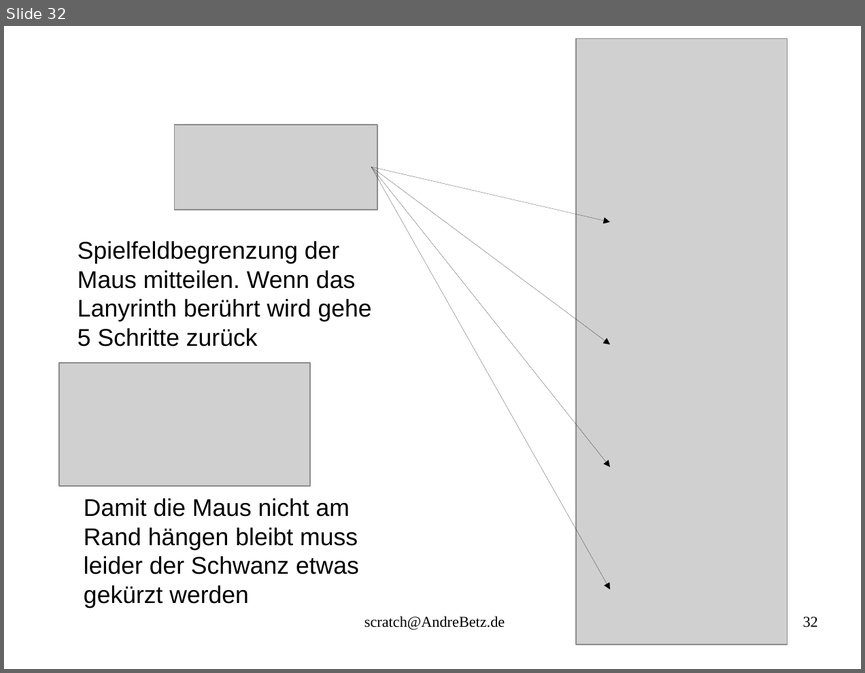
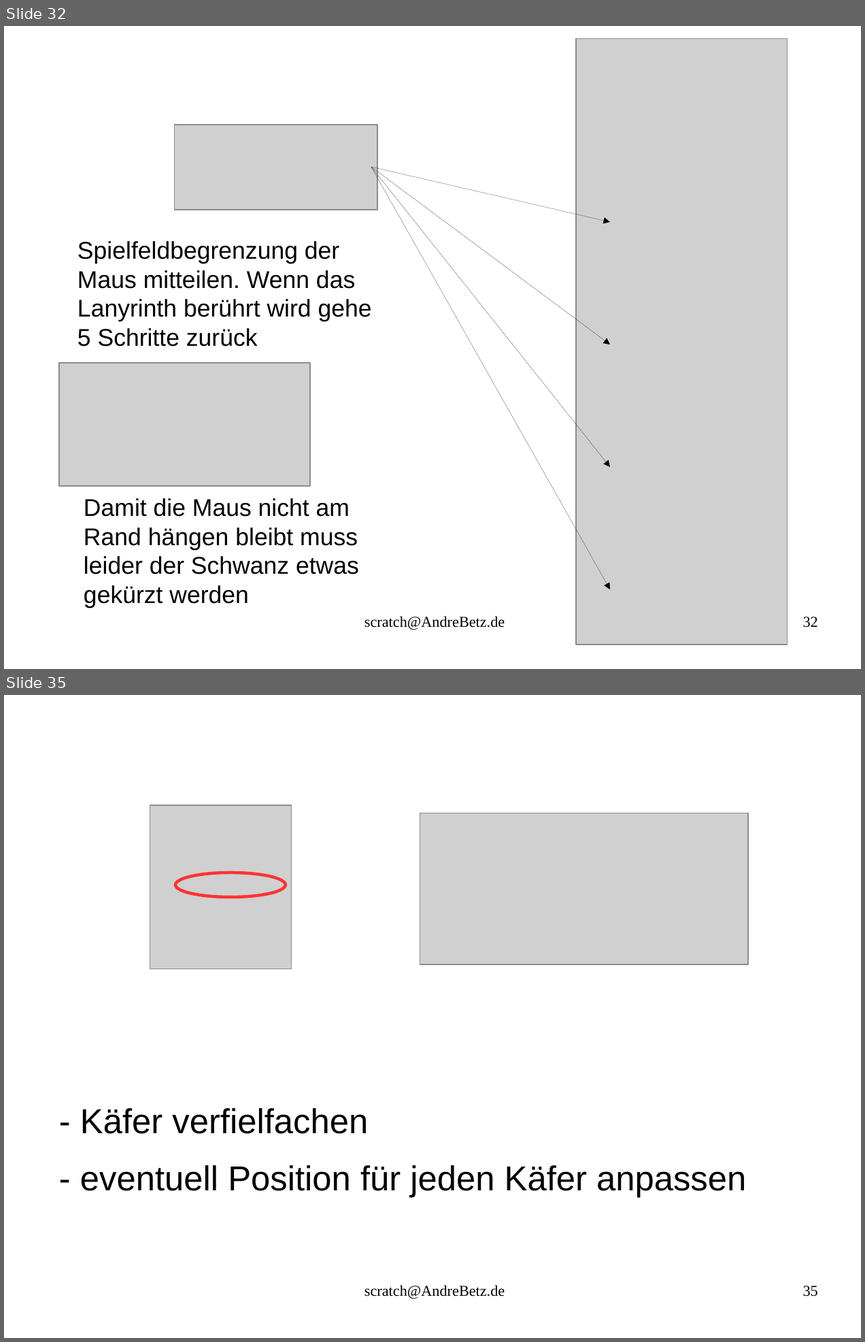
Before and after one commit to sky4walk/documents, a slide deck: ProgrammierkursScratchSpiel.odp. Shown one above the other, each under a label of ours: slide 32 before the commit, slides 32 and 35 after it; the slides between them are not shown. The pictures are 865x673 and 865x1342 pixels, drawn with LibreOffice and Linux fonts; fonts in the diff are those of the drawing; grey boxes stand for pictures. Boxes give left, top, right and bottom in pixels: in the first picture for what was removed or moved away, otherwise in the second. Text is boxed around its words. In the diff, an @@ line names an element or a change of style, - is before the commit and + after.

```diff
--- a/ProgrammierkursScratchSpiel.odp
+++ b/ProgrammierkursScratchSpiel.odp
@@ slide 35 added at (4, 695, 861, 1338), background #FFFFFF @@
@@ picture added at (150, 805, 292, 968) @@
@@ picture added at (420, 813, 748, 965) @@
@@ ellipse added at (175, 872, 286, 896), outline #FF3333 2.83 pt @@
@@ text added at (80, 1108, 746, 1197), 32 pt, text #000000 @@
+- Käfer verfielfachen
+- eventuell Position für jeden Käfer anpassen
@@ text added at (364, 1285, 504, 1299), 14 pt, text #000000 @@
+scratch@AndreBetz.de
@@ page number added at (803, 1285, 818, 1296), 14 pt, text #000000 @@
+35
```
Also in this commit, not shown: 3 slides changed, 6 other slides added, 2 other files.
